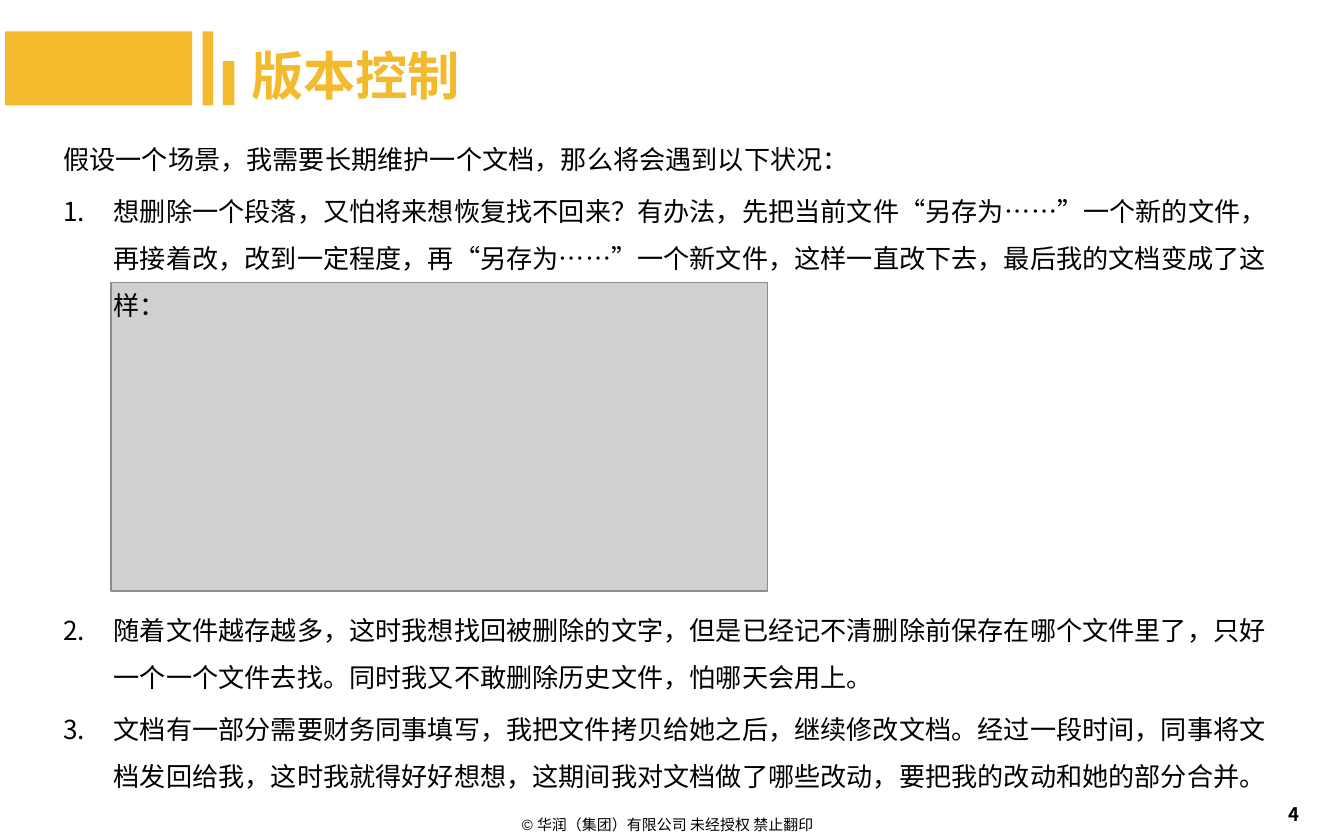
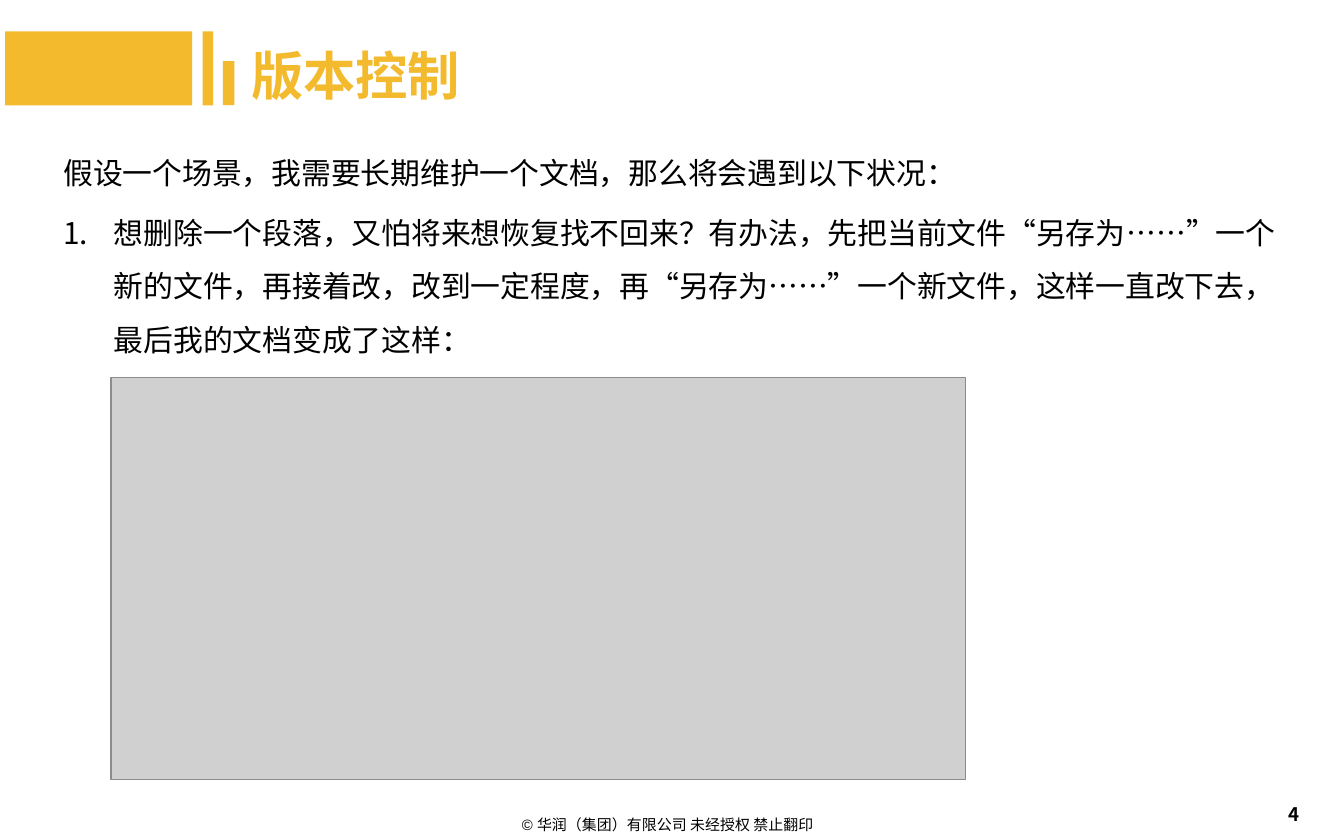
Before and after one commit to machenzhao/git-present, a slide deck: slide 4 of Git.pptx. Drawn at 1344x840 pixels with LibreOffice and Linux fonts; fonts in the diff are those of the drawing; grey boxes stand for pictures; background and template pictures are left out. Boxes give left, top, right and bottom in pixels: in the first picture for what was removed or moved away, otherwise in the second. Text is boxed around its words. In the diff, an @@ line names an element or a change of style, - is before the commit and + after.

Commit message:
更新适用场景和字体大小

```diff
--- a/Git.pptx
+++ b/Git.pptx
@@ text "假设一个场景，我需要长期维护一个文档，那么将会遇到以下状况：": place and size @@
-text "假设一个场景，我需要长期维护一个文档，那么将会遇到以下状况：" at (63, 147, 1267, 271)
+text "假设一个场景，我需要长期维护一个文档，那么将会遇到以下状况：" at (63, 159, 1276, 354)
@@ text "假设一个场景，我需要长期维护一个文档，那么将会遇到以下状况：" at (63, 159, 1276, 354): size 14 to 16 pt @@
@@ picture: place and size @@
-picture at (112, 282, 767, 591)
+picture at (112, 378, 966, 780)
@@ text removed at (114, 618, 1266, 789) @@
-2. 随着文件越存越多，这时我想找回被删除的文字，但是已经记不清删除前保存在哪个文件里了，只好一个一个文件去找。同时我又不敢删除历史文件，怕哪天会用上。
-3. 文档有一部分需要财务同事填写，我把文件拷贝给她之后，继续修改文档。经过一段时间，同事将文档发回给我，这时我就得好好想想，这期间我对文档做了哪些改动，要把我的改动和她的部分合并。
```
Also in this commit, not shown: 8 other slides changed, 4 slides added, 1 slide removed.
